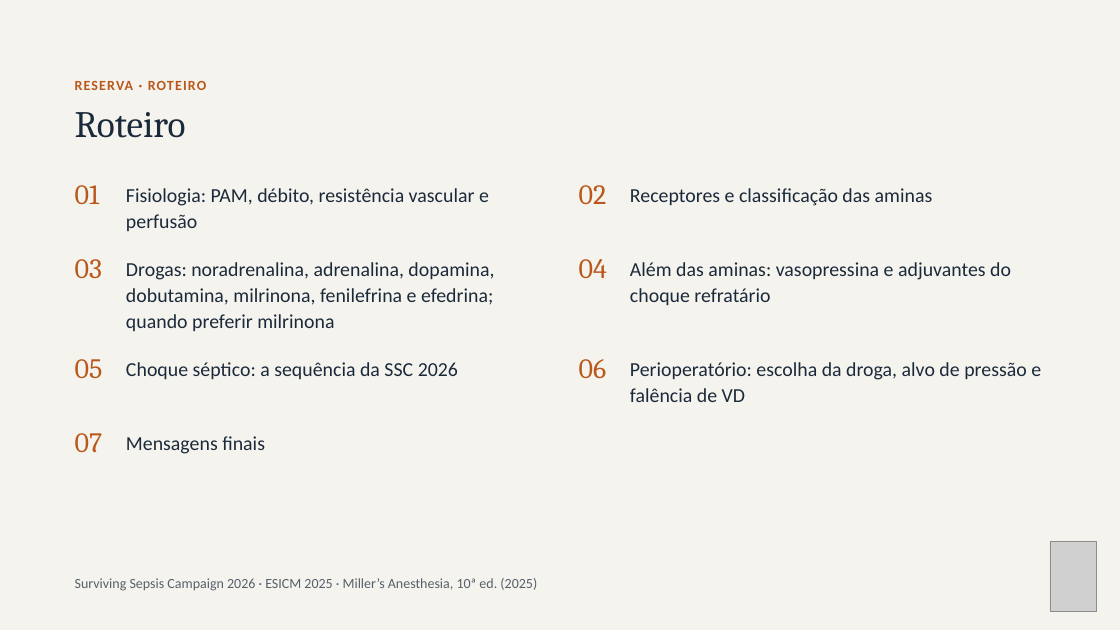
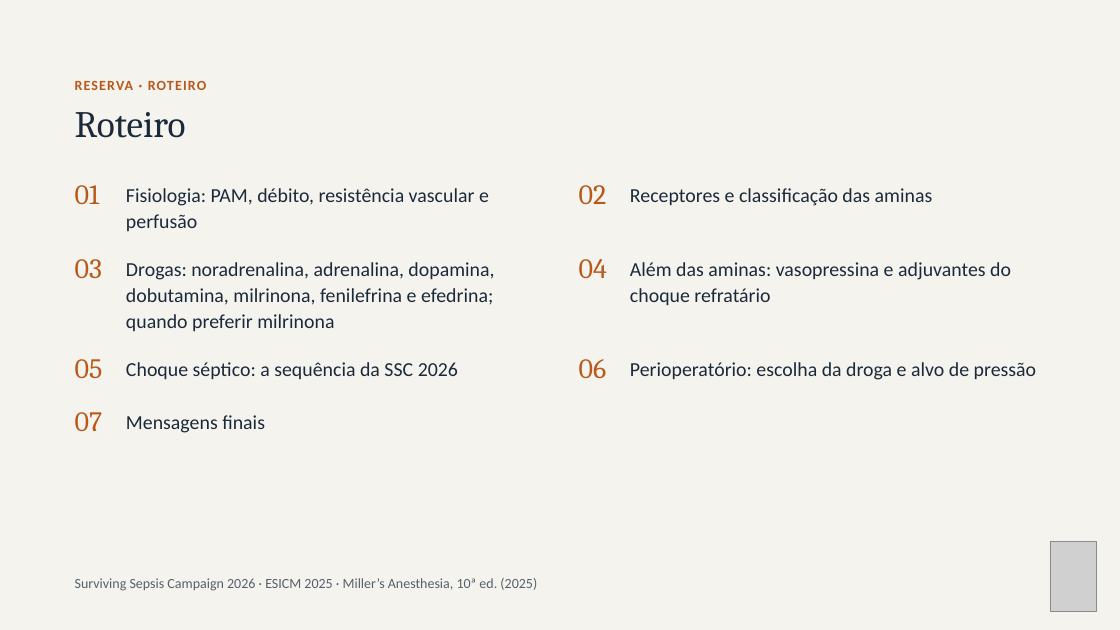
Before and after one commit to brunomoraesdubois-bit/Bruno, a slide deck: slide 32 of apresentacao/Aminas_Vasoativas.pptx (slide 33 before the commit). Drawn at 1120x630 pixels with LibreOffice and Linux fonts; fonts in the diff are those of the drawing; grey boxes stand for pictures. Boxes give left, top, right and bottom in pixels: in the first picture for what was removed or moved away, otherwise in the second. Text is boxed around its words. In the diff, an @@ line names an element or a change of style, - is before the commit and + after.

```diff
--- a/apresentacao/Aminas_Vasoativas.pptx
+++ b/apresentacao/Aminas_Vasoativas.pptx
@@ text at [630,362,1036,380]: text changed @@
-Perioperatório: escolha da droga, alvo de pressão e falência de VD
+Perioperatório: escolha da droga e alvo de pressão
@@ text "07": place and size @@
-text "07" at [75,433,103,452]
+text "07" at [75,412,103,431]
@@ text "Mensagens finais": place and size @@
-text "Mensagens finais" at [126,436,265,454]
+text "Mensagens finais" at [126,415,265,433]
```
Also in this commit, not shown: 5 other slides changed, 1 slide removed, 29 other files.
